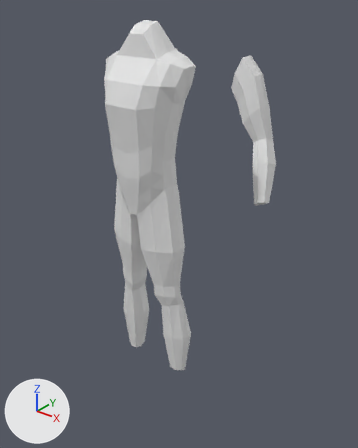
Renders of the Blender file Independent_Study/4970_Independent_Study/Blender/Character_Model/Model.blend from each side of a commit.
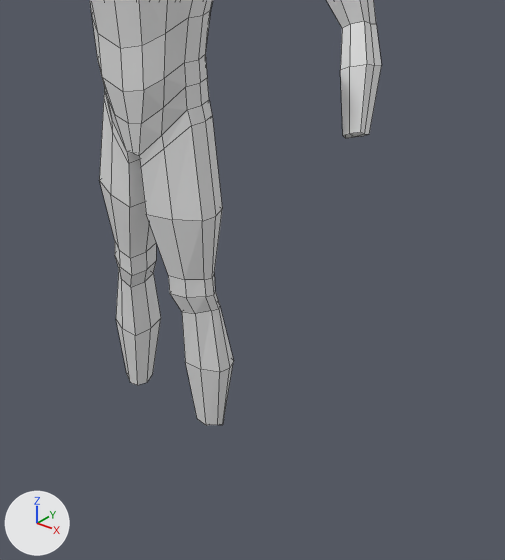
Old and new are each drawn whole from a 50 mm lens placed at (3.3, -3.57, 2.14), pointed at (0.09, 0.45, -0.36) and again close up on the part from 16% to 97% of the width and 28% to 100% of the height. The lights are fixed; the arrows at lower left show +X, +Y and +Z. The close-ups show mesh edges as thin lines.

The older version as bpy lines, for what is in view:
```python
me_cube = bpy.data.meshes.new('Cube')
me_cube.from_pydata(...)  # 180 vertices, 168 faces; spans x 0.0..0.99, y -0.31..1.17, z -2.11..1.83
ob_cube = bpy.data.objects.new('Cube', me_cube)
ob_cube.location = (0.0, 0.0, 0.0)
_m = ob_cube.modifiers.new('Mirror', 'MIRROR')
_m.use_clip = True
```
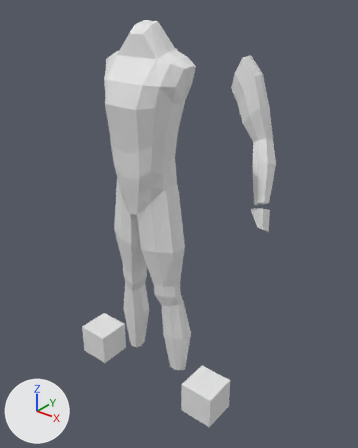
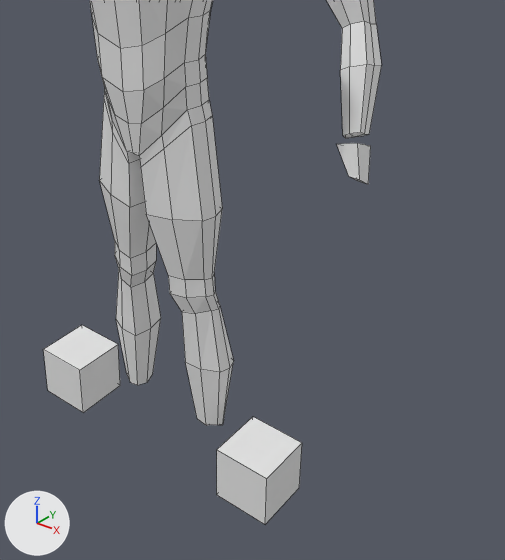
Location of each change, [x1, y1, x2, y2] in pixels of the close-ups (505 x 560 px):
'Cube', reshaped: before [90, 0, 381, 425]; after [43, 0, 381, 524]
part 1 of me_cube, added: after [43, 325, 302, 524]
part 2 of me_cube, added: after [337, 143, 371, 184]

The change, as a diff of the scene's bpy script:
```diff
--- a/Independent_Study/4970_Independent_Study/Blender/Character_Model/Model.blend.py
+++ b/Independent_Study/4970_Independent_Study/Blender/Character_Model/Model.blend.py
@@ me_cube @@
 me_cube.from_pydata(...)  # 180 vertices, 168 faces; spans x 0.0..0.99, y -0.31..1.17, z -2.11..1.83
 # used by ob_cube; location = (0.0, 0.0, 0.0)
 # verts and faces of me_cube; kept vertices keep their numbers, new ones are numbered from 180
+# me_cube part 1: a new loose piece, a box spanning x 0.64..1.04, y -0.2..0.2, z -2.37..-1.97
+# me_cube part 2
+verts[180] = (0.98, 0.67, -0.21)  # pixel (348, 176)
+verts[181] = (0.86, 0.7, -0.04)  # pixel (336, 143)
+verts[182] = (0.98, 0.79, -0.29)  # pixel (357, 180)
+verts[183] = (0.86, 0.87, -0.12)
+verts[184] = (1.06, 0.67, -0.21)  # pixel (359, 179)
+verts[185] = (1.01, 0.7, 0.01)  # pixel (357, 143)
+verts[186] = (1.06, 0.79, -0.29)  # pixel (368, 184)
+verts[187] = (1.01, 0.87, -0.07)  # pixel (370, 145)
+faces += [(180, 181, 183, 182), (182, 183, 187, 186), (184, 186, 187, 185), (180, 184, 185, 181), (180, 182, 186, 184), (181, 185, 187, 183)]
```
